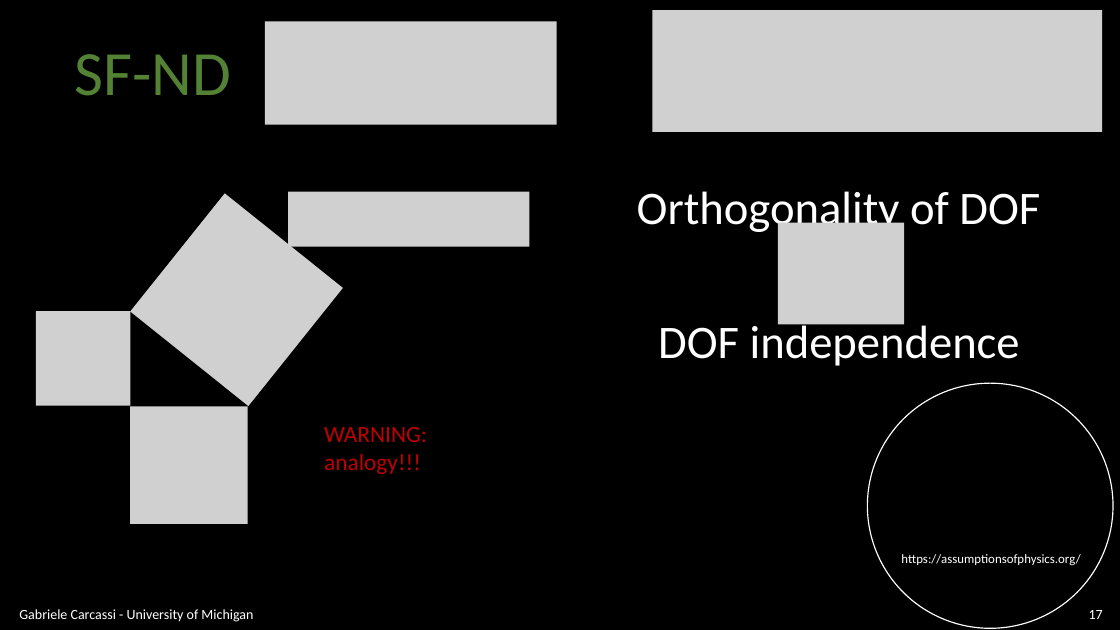
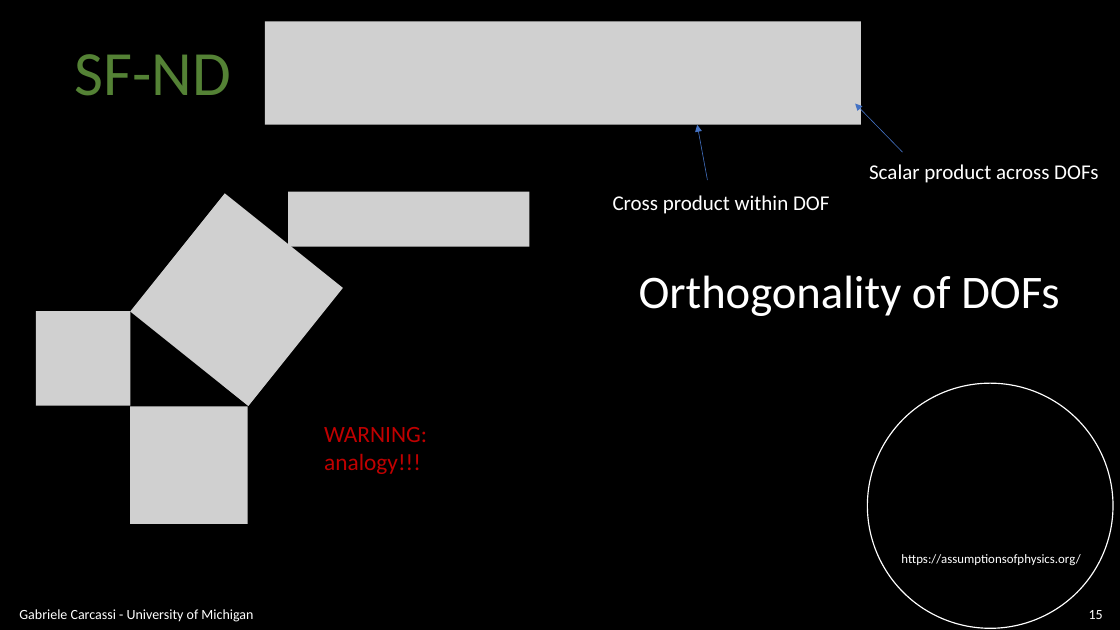
Before and after one commit to assumptionsofphysics/slides, a slide deck: slide 15 of BookCompanions-v2/RP-Class-4.pptx (slide 17 before the commit). Drawn at 1120x630 pixels with LibreOffice and Linux fonts; fonts in the diff are those of the drawing; grey boxes stand for pictures; background and template pictures are left out. Boxes give left, top, right and bottom in pixels: in the first picture for what was removed or moved away, otherwise in the second. Text is boxed around its words. In the diff, an @@ line names an element or a change of style, - is before the commit and + after.

```diff
--- a/BookCompanions-v2/RP-Class-4.pptx
+++ b/BookCompanions-v2/RP-Class-4.pptx
@@ picture: place and size @@
-picture at <box>265,22,556,125</box>
+picture at <box>265,22,861,125</box>
@@ picture removed at <box>653,10,1103,132</box> @@
@@ arrow added from (902, 152) to (855, 103), #4472C4 0.5 pt @@
@@ arrow added from (707, 180) to (697, 125), #4472C4 0.5 pt @@
@@ text added at <box>869,164,1098,183</box>, 18 pt, text #FFFFFF @@
+Scalar product across DOFs
@@ text added at <box>613,195,829,214</box>, 18 pt, text #FFFFFF @@
+Cross product within DOF
@@ picture removed at <box>778,223,904,324</box> @@
@@ text at <box>639,275,1059,316</box>: text changed @@
-Orthogonality of DOF
+Orthogonality of DOFs
@@ text removed at <box>658,319,1020,366</box> @@
-DOF independence
@@ page number at <box>1089,610,1103,619</box>: text changed @@
-17
+15
```
Also in this commit, not shown: 19 other slides changed, 9 slides added.
